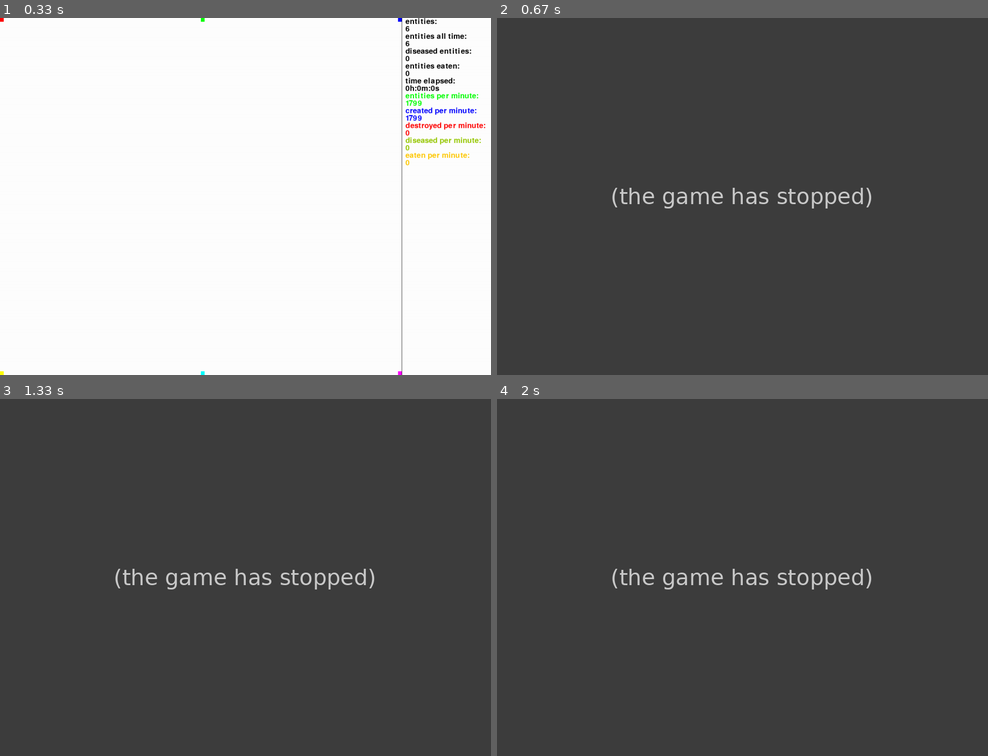
Above: before the commit, frames 1-4 (two rows, left to right).
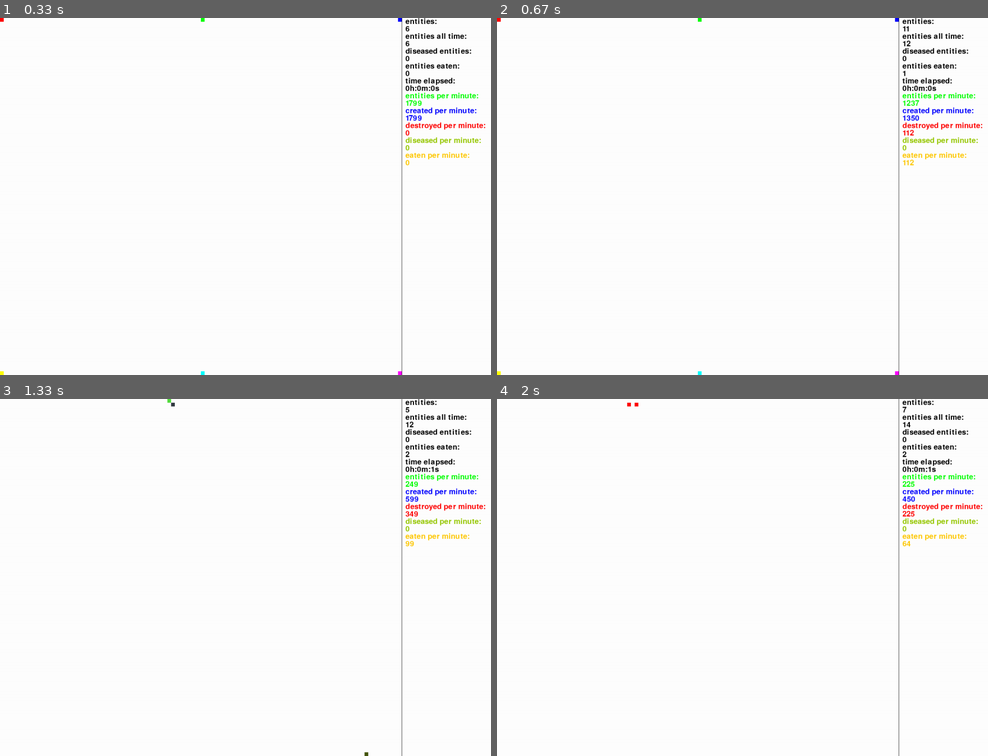
Above: after the commit, the same moments.

Repository: sbwhitt/pygame-life-simulation
Game: pygame game, started from main.py
Two runs of this game, one before a commit and one after it. Both use one fixed random seed, a clock stepped at 60 frames per second and the inputs below.
Inputs:
- Up to frame 1 (0.33 s): no input
- Up to frame 2 (0.67 s): tap E at 0.33 s
- Up to frame 3 (1.33 s): hold X 0.67-1.13 s; hold Right 0.67-1.13 s; tap 2 at 0.82 s; hold R from 1.17 s (still down); hold Right from 1.17 s (still down); tap 3 at 1.32 s
- Up to frame 4 (2 s): release R at 1.63 s; release Right at 1.63 s; hold 4 from 1.67 s (still down); hold Right from 1.67 s (still down); tap 1 at 1.82 s

Frame 1 is identical in both runs. In frame 2, 100% of the frame differs, in the area x 0-100%, y 0-100%; in frame 3, 100%; in frame 4, 100%.
Error before the commit: ValueError: list.remove(x): x not in list (app.py line 40); the game stopped at 0.47 s (later frames are placeholders)

Commit message:
add moveable window

Diff:
--- a/src/app.py
+++ b/src/app.py
@@ -2,6 +2,7 @@
 import asyncio
 import static.colors as colors
 import static.settings as settings
+from src.window import Window
 from src.stats import Stats
 from src.metrics import Metrics
 from src.entity_manager import EntityManager
@@ -16,41 +17,41 @@
     def __init__(self):
         self._running = True
         self.paused = False
-        self.width = settings.WINDOW_WIDTH
-        self.height = settings.WINDOW_HEIGHT
+        self.window = Window(0, 0)
         self.clock = pygame.time.Clock()
         self.screen = pygame.display.set_mode(
-            (self.width + settings.STATS_WIDTH, self.height), pygame.SCALED | pygame.RESIZABLE)
+            (self.window.width + settings.STATS_WIDTH, self.window.height), pygame.SCALED | pygame.RESIZABLE)
         self.e_man = EntityManager(self.screen)
         self.keys = []
-        self.stats = Stats(self.screen, self.width)
+        self.stats = Stats(self.screen, self.window.width)
         self.metrics = Metrics()
 
     def on_init(self) -> None:
         pygame.event.set_allowed([pygame.QUIT, pygame.KEYDOWN, pygame.KEYUP])
         self._create_metrics()
         self._update_metrics()
-        self.e_man.build_entities()
+        self.e_man.build_entities(self.window)
         self._running = True
 
     def on_event(self, event: pygame.event.Event) -> None:
         if event.type == pygame.QUIT:
             self._running = False
         if event.type == pygame.KEYUP:
-            self.keys.remove(event.unicode)
+            self.keys.remove(event.key)
         if event.type == pygame.KEYDOWN:
-            self._handlecmd(event.unicode)
-            self.keys.append(event.unicode)
+            self._handlecmd(event.key)
+            self.keys.append(event.key)
 
     def on_loop(self) -> None:
         if self.paused:
             return
         self.clock.tick(settings.CLOCK_RATE)
+        self._handle_keys_pressed()
         self.e_man.update_entities(self.clock.get_time())
 
     def on_render(self) -> None:
         self.screen.fill(colors.WHITE)
-        self.e_man.render_entities()
+        self.e_man.render_entities(self.window)
         self._update_stats()
         pygame.display.flip()
 
@@ -104,7 +105,7 @@
                             colors.ORANGE)
         self.stats.draw_lines()
         pygame.draw.line(self.screen, colors.BLACK,
-                         (self.width, 0), (self.width, self.height))
+                         (self.window.width, 0), (self.window.width, self.window.height))
 
     def _create_metrics(self) -> None:
         self.metrics.create_tracker("created")
@@ -128,45 +129,55 @@
 
     def _handlecmd(self, key: str) -> None:
         # cull half of entities
-        if key == ('x' or key == 'X') and not self.paused:
+        if key == pygame.K_x and not self.paused:
             self.e_man.cull()
         # randomize entity colors
-        elif key == ('r' or key == 'R') and not self.paused:
+        elif key == pygame.K_r and not self.paused:
             self.e_man.randomize_color()
         # change colors to red
-        elif key == '1' and not self.paused:
+        elif key == pygame.K_1 and not self.paused:
             self.e_man.update_all_colors((255, 0, 0))
         # change colors to green
-        elif key == '2' and not self.paused:
+        elif key == pygame.K_2 and not self.paused:
             self.e_man.update_all_colors((0, 255, 0))
         # change colors to blue
-        elif key == '3' and not self.paused:
+        elif key == pygame.K_3 and not self.paused:
             self.e_man.update_all_colors((0, 0, 255))
         # change colors to yellow
-        elif key == '4' and not self.paused:
+        elif key == pygame.K_4 and not self.paused:
             self.e_man.update_all_colors((255, 255, 0))
         # change colors to magenta
-        elif key == '5' and not self.paused:
+        elif key == pygame.K_5 and not self.paused:
             self.e_man.update_all_colors((255, 0, 255))
         # change colors to cyan
-        elif key == '6' and not self.paused:
+        elif key == pygame.K_6 and not self.paused:
             self.e_man.update_all_colors((0, 255, 255))
         # shift colors
-        elif key == ('c' or key == 'C') and not self.paused:
+        elif key == pygame.K_c and not self.paused:
             self.e_man.shift_colors()
         # flip colors
-        elif key == ('f' or key == 'F') and not self.paused:
+        elif key == pygame.K_f and not self.paused:
             self.e_man.flip_colors()
         # add in start entities
-        elif key == ('e' or key == 'E') and not self.paused:
-            self.e_man.add_start_entities()
-        elif key == 'd' or key == 'D':
+        elif key == pygame.K_e and not self.paused:
+            self.e_man.add_start_entities(self.window)
+        elif key == pygame.K_d:
             self._toggle_setting("MARK_DISEASED")
-        elif key == 'l' or key == 'L':
+        elif key == pygame.K_l:
             self._toggle_setting("LOGGING")
         # quit
-        elif key == 'q' or key == 'Q':
+        elif key == pygame.K_q:
             self._running = False
         # escape key, pause simulation
-        elif key == '\x1b':
+        elif key == pygame.K_ESCAPE:
             self.paused = not self.paused
+
+    def _handle_keys_pressed(self) -> None:
+        if pygame.K_UP in self.keys:
+            self.window.move((0, -settings.ENT_WIDTH))
+        if pygame.K_DOWN in self.keys:
+            self.window.move((0, settings.ENT_WIDTH))
+        if pygame.K_LEFT in self.keys:
+            self.window.move((-settings.ENT_WIDTH, 0))
+        if pygame.K_RIGHT in self.keys:
+            self.window.move((settings.ENT_WIDTH, 0))
--- a/src/entity_manager.py
+++ b/src/entity_manager.py
@@ -4,14 +4,13 @@
 import static.settings as settings
 from src.entity import Entity
 from src.map import Map
+from src.window import Window
 
 
 class EntityManager:
-    def __init__(self, screen):
+    def __init__(self, screen: pygame.Surface):
         self.screen = screen
-        self.width = settings.WINDOW_WIDTH
-        self.height = settings.WINDOW_HEIGHT
-        self.m = Map(self.width, self.height)
+        self.m = Map(settings.WORLD_SIZE, settings.WORLD_SIZE)
         self.entities = []
         self.created = 0
         self.destroyed = 0
@@ -26,34 +25,40 @@
             e.dna.dir_timer += clock_time
             e.dna.move_timer += clock_time
             self.m.grid[e.loc].remove(e)
-            e.update(self.width, self.height, self.m.get_surroundings(e.loc))
+            e.update(settings.WORLD_SIZE, settings.WORLD_SIZE, self.m.get_surroundings(e.loc))
             self.m.grid[e.loc].append(e)
             self._handle_collisions(e)
             self._handle_aging(e, clock_time)
 
-    def render_entities(self) -> None:
-        for e in self.entities:
-            if e.dna.diseased and settings.IN_GAME_SETTINGS["MARK_DISEASED"]:
+    def render_entities(self, window: Window) -> None:
+        for e in self.entities:
+            if window.under_stats(e.loc):
+                pygame.draw.rect(self.screen, colors.GRAY,
+                                 e.rect.copy().move(-window.offset[0], -window.offset[1]), border_radius=0)
+            elif not window.contains(e.loc):
+                pass
+            elif e.dna.diseased and settings.IN_GAME_SETTINGS["MARK_DISEASED"]:
                 pygame.draw.rect(self.screen, colors.BLACK,
-                                 e.rect, border_radius=0)
+                                 e.rect.copy().move(-window.offset[0], -window.offset[1]), border_radius=0)
             else:
-                pygame.draw.rect(self.screen, e.dna.color, e.rect, border_radius=0)
-
-    def add_start_entities(self) -> None:
+                pygame.draw.rect(self.screen, e.dna.color,
+                                 e.rect.copy().move(-window.offset[0], -window.offset[1]), border_radius=0)
+
+    def add_start_entities(self, window: Window) -> None:
         for e in [
-            Entity(0, 0, colors.RED),
-            Entity(self.width/2, 0, colors.GREEN),
-            Entity(self.width-settings.ENT_WIDTH, 0, colors.BLUE),
-            Entity(0, self.height-settings.ENT_WIDTH, colors.YELLOW),
-            Entity(self.width/2, self.height-settings.ENT_WIDTH, colors.CYAN),
-            Entity(self.width-settings.ENT_WIDTH, self.height -
+            Entity(0+window.offset[0], 0+window.offset[1], colors.RED),
+            Entity(int((window.width+window.offset[0])/2), 0+window.offset[1], colors.GREEN),
+            Entity(window.width+window.offset[0]-settings.ENT_WIDTH, 0+window.offset[1], colors.BLUE),
+            Entity(0+window.offset[0], window.height+window.offset[1]-settings.ENT_WIDTH, colors.YELLOW),
+            Entity(int((window.width+window.offset[0])/2), window.height+window.offset[1]-settings.ENT_WIDTH, colors.CYAN),
+            Entity(window.width+window.offset[0]-settings.ENT_WIDTH, window.height+window.offset[1] -
                    settings.ENT_WIDTH, colors.MAGENTA)
         ]:
             self._add_entity(e)
 
-    def build_entities(self) -> None:
-        self.add_start_entities()
-        self.avg_color = self.find_avg_color()
+    def build_entities(self, window: Window) -> None:
+        self.add_start_entities(window)
+        # self.avg_color = self.find_avg_color()
         self.created = len(self.entities)
 
     def get_diseased_entities(self, entities: list[Entity]) -> int:
@@ -98,13 +103,14 @@
 
     # helpers
     def _add_entity(self, e: Entity) -> None:
+        if self.m.grid.get(e.loc) == None: return
         self.m.grid[e.loc].append(e)
         self.entities.append(e)
         self.created += 1
         if e.dna.diseased:
             self.diseased += 1
-        self.avg_color = self._tally_avg_color(
-            self.find_avg_color())
+        # self.avg_color = self._tally_avg_color(
+        #     self.find_avg_color())
 
     def _remove_entity(self, e: Entity) -> None:
         self.m.grid[e.loc].remove(e)
--- /dev/null
+++ b/src/window.py
@@ -0,0 +1,26 @@
+import static.settings as settings
+
+
+class Window:
+    def __init__(self, offset_x: int, offset_y: int):
+        self.width = settings.WINDOW_WIDTH
+        self.height = settings.WINDOW_HEIGHT
+        self.offset = (offset_x, offset_y)
+
+    def move(self, dir: tuple) -> None:
+        if self.offset[0] + dir[0] >= 0 and self.offset[0] + self.width + dir[0] < settings.WORLD_SIZE:
+            self.offset = (self.offset[0] + dir[0], self.offset[1])
+        if self.offset[1] + dir[1] >= 0 and self.offset[1] + self.height + dir[1] < settings.WORLD_SIZE:
+            self.offset = (self.offset[0], self.offset[1] + dir[1])
+
+    def contains(self, point: tuple) -> bool:
+        return (point[0] >= self.offset[0] and
+            point[0] < self.width + self.offset[0] and
+            point[1] >= self.offset[1] and
+            point[1] < self.height + self.offset[1])
+
+    def under_stats(self, point: tuple) -> bool:
+        return (point[0] >= self.offset[0] + self.width and
+            point[0] < self.width + settings.STATS_WIDTH + self.offset[0] and
+            point[1] >= self.offset[1] and
+            point[1] < self.height + self.offset[1])
--- a/static/colors.py
+++ b/static/colors.py
@@ -2,6 +2,7 @@
 
 WHITE = Color(255, 255, 255, 255)
 BLACK = (0, 0, 0)
+GRAY = (200, 200, 200)
 
 RED = Color(255, 0, 0, 255)
 GREEN = Color(0, 255, 0, 255)
--- a/static/settings.py
+++ b/static/settings.py
@@ -1,6 +1,8 @@
 # both settings have to be divisible by 20
 WINDOW_WIDTH = 1080
 WINDOW_HEIGHT = 960
+
+WORLD_SIZE = 1500
 
 STATS_WIDTH = 240
 
@@ -10,7 +12,7 @@
 AGE_LENGTH = 1700
 MOVE_INTERVAL = 50
 DIR_INTERVAL = 700
-ENTITY_LIMIT = 4000
+ENTITY_LIMIT = 8000
 
 IN_GAME_SETTINGS= {"MARK_DISEASED": 1, "LOGGING": 0}
 
